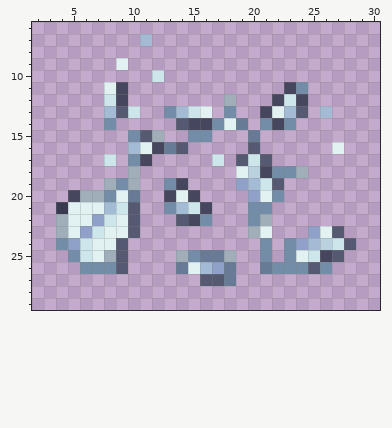
Two versions of one pixel-art sprite, images/actions/broken_cglass_icon.png. Above, as it was before the edit.
The file is 32x32 pixels. Colours within 5 levels of each other are drawn and written as one. Shown: x 2..30, y 6..29.
The same view after the edit:
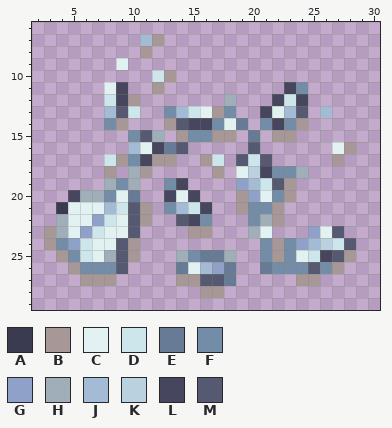
Palette (. is transparent): A #3a3a50  B #a79796  C #e2f2f3  D #cce6ec  E #677b96  F #738ca8  G #8fa1c8  H #9faeb9  J #a4bbd5  K #bad2e0  L #46465e  M #565972
What changed:
The edit adds colour B in row 7 at x 12; in row 8 at x 11; in row 10 at x 13; in row 11 at x 12; in row 12 at x 10; in row 13 at x 17.
The edit adds colour B in row 14 at x 9, 13 and 24; in row 15 at x 14, 17 to 18 and 22 to 23; in row 16 at x 28; in row 17 at x 9, 12 to 13, 16 and 27; in row 18 at x 8, 11 and 17; in row 19 at x 23.
The edit adds colour B in row 20 at x 19 and 23; in row 21 at x 11, 19 and 22; in row 22 at x 11 and 22; in row 23 at x 3 and 15 to 16; in row 24 at x 3, 10 and 22; in row 25 at x 4, 10, 22 and 28.
The edit adds colour B in row 26 at x 5 and 27; in row 27 at x 6 to 8, 14 to 15 and 24 to 25; in row 28 at x 16 to 17.
Boxes around the changes in both pictures, in picture pixels (x1, y1, x2, y2):
added: (44, 34, 356, 298)
